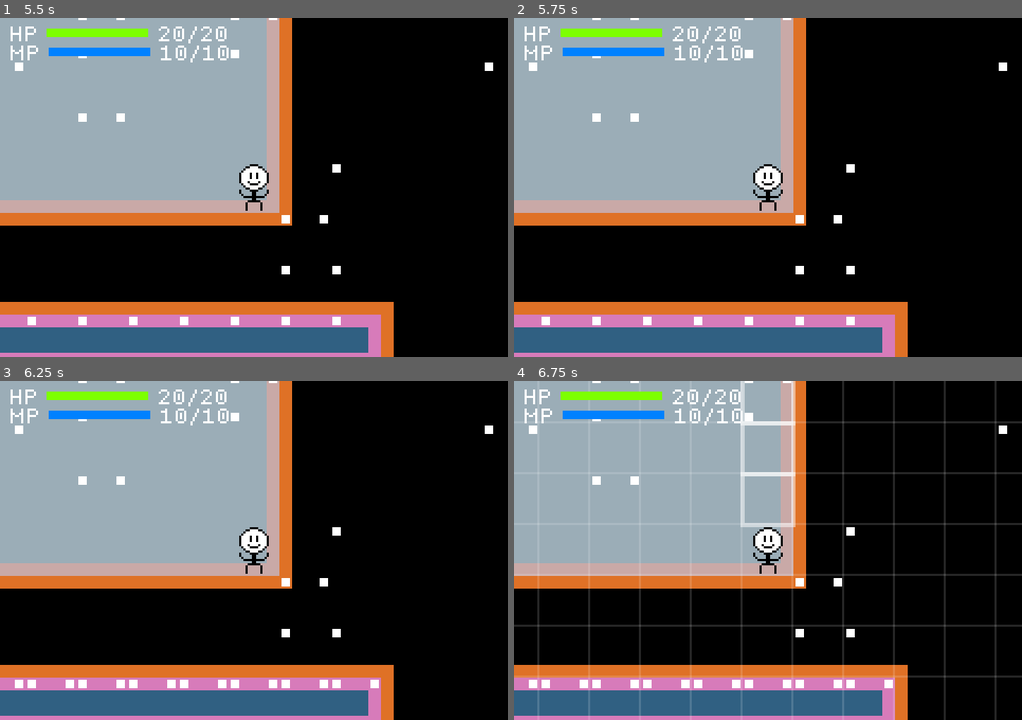
Above: before the commit, frames 1-4 (two rows, left to right).
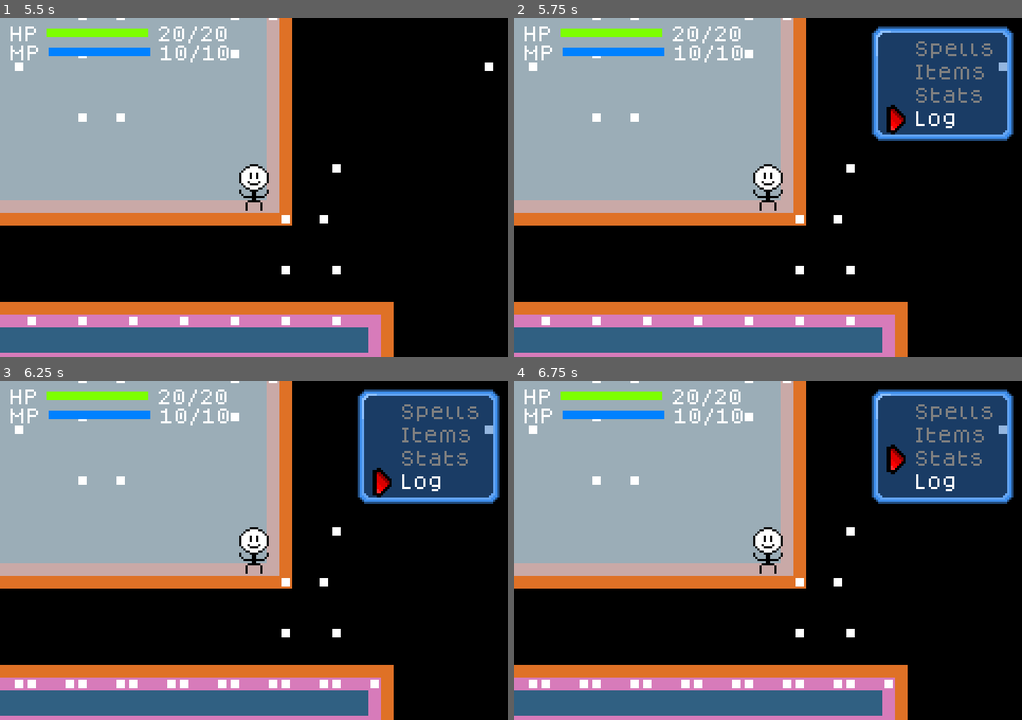
Above: after the commit, the same moments.

Repository: jessica-seabolt/novice
Game: Godot game, scene res://dungeon/dungeon.tscn
The game is run twice, just before and just after one commit, with the same random seed, the same clock (stepped at 60 frames per second) and the same inputs.
Inputs (mouse positions are in pixels of both pictures, inside the frame that each line leads up to):
- Up to frame 1 (5.5 s): tap Enter at 0.5 s; move the mouse to (365, 170) at 0.52 s; hold D (move_right) 0.53-1.25 s; hold Ctrl (aim) 0.53-1.25 s; click (365, 170) at 0.67 s; tap Z (menu_confirm, bound only after the commit) at 1.25, 2, 2.75, 3.5, 4.15, 4.25 s; drag from (152, 204) to (228, 255) at 1.27 s; move the mouse to (304, 112) at 2.02 s; hold D (move_right) 2.03-2.75 s; hold Shift (sprint) 2.03-2.75 s; click (304, 112) at 2.17 s; drag from (228, 255) to (101, 136) at 2.77 s; move the mouse to (406, 238) at 3.52 s; hold A (move_left) 3.53-4.25 s; hold Ctrl (aim) 3.53-4.25 s; click (406, 238) at 3.67 s; drag from (101, 136) to (177, 102) at 4.27 s; move the mouse to (279, 187) at 5.02 s; hold S (move_down) from 5.03 s (still down); hold Shift (sprint) from 5.03 s (still down); click (279, 187) at 5.17 s
- Up to frame 2 (5.75 s): keep holding S (move_down); keep holding Shift (sprint); tap Escape (open_menu, bound only after the commit) at 5.65 s
- Up to frame 3 (6.25 s): release S (move_down) at 5.75 s; release Shift (sprint) at 5.75 s; drag from (177, 465) to (152, 567) at 5.77 s
- Up to frame 4 (6.75 s): move the mouse to (879, 533) at 6.52 s; hold W (move_up) from 6.53 s (still down); hold Ctrl (aim) from 6.53 s (still down); click (879, 533) at 6.67 s

Frame 1 is identical in both runs. In frame 2, 9.2% of the frame differs, in the area x 70-99%, y 2-37%; in frame 3, 9.2%; in frame 4, 14%, in the area x 0-100%, y 0-100%.

Commit message:
feat: add the main menu and stairs prompt
- SelectionMenu scene: framed option list sized to fit, cursor turned to
  point at rows, greyed-out options, keyboard/controller/mouse input
- Main menu (Escape/Start) with Spells, Items, Stats greyed out and Log
- Stepping onto stairs asks "Proceed to the next floor?"
- WindowFrame scene shared by the popup, log, prompt and menus
- HUD pauses the game while any window is open
- Sfx autoload plays menu sounds and a damage sound
- Dream of electric sheep

Diff:
--- a/dungeon/dungeon.gd
+++ b/dungeon/dungeon.gd
@@ -13,6 +13,8 @@
 var floor_number: int = 1
 var mobs: Array[Entity] = []
 var hud: Hud
+# To tell arriving on stairs from standing on them
+var _player_last_position: Vector2i
 
 @onready var floor_layer: TileMapLayer = $FloorLayer
 @onready var feature_layer: TileMapLayer = $FeatureLayer
@@ -23,6 +25,7 @@
     hud = HUD_SCENE.instantiate()
     add_child(hud)
     add_child(DamageNumbers.new())
+    add_child(CombatSounds.new())
     _spawn_player()
     hud.setup(Stats.of(player))
     _setup_turn_system()
@@ -35,17 +38,25 @@
     floor_state = FloorState.new(ctx.grid, ctx.rooms, ctx.reachable_tiles, ctx.rng)
     floor_state.player = player
     player.setup(floor_state, floor_layer, ctx.player_spawn)
+    _player_last_position = ctx.player_spawn
     _spawn_mobs(ctx)
     turn_system.run()
 
 
-func _on_actor_acted(actor: Entity) -> void:
+func _between_turns(actor: Entity) -> void:
     if actor != player:
+        return
+    var arrived: bool = player.grid_position != _player_last_position
+    _player_last_position = player.grid_position
+    if not arrived:
         return
     if floor_state.grid.get_tile(player.grid_position).feature != DungeonTile.Feature.STAIRS:
         return
     if floor_number >= config.floor_count:
         return # The last floor's stairs lead nowhere yet
+    await player.finish_slide()
+    if await hud.ask("Proceed to the next floor?", ["Yes", "No"]) != 0:
+        return
     turn_system.stop()
     floor_number += 1
     _start_floor.call_deferred()
@@ -135,4 +146,4 @@
 func _setup_turn_system() -> void:
     turn_system = TurnSystem.new()
     turn_system.add_actor(player)
-    turn_system.actor_acted.connect(_on_actor_acted)
+    turn_system.between_turns = _between_turns
--- a/dungeon/turn_system.gd
+++ b/dungeon/turn_system.gd
@@ -1,7 +1,8 @@
 class_name TurnSystem extends RefCounted
 ## Decides who acts next, and asks each actor to take its turn
 
-signal actor_acted(actor: Entity)
+## Awaited after each actor's turn, before the next one goes
+var between_turns: Callable
 
 var _actors: Array[Entity] = []
 var _running: bool = false
@@ -33,8 +34,9 @@
             await actor.take_turn()
             if generation != _generation:
                 return
-            actor_acted.emit(actor)
-            if not _running:
+            if between_turns.is_valid():
+                await between_turns.call(actor)
+            if generation != _generation or not _running:
                 return
 
 
--- /dev/null
+++ b/global/sfx.gd
@@ -0,0 +1,23 @@
+extends Node
+## Plays one-shot sound effects, including while the game is paused
+
+const PLAYERS: int = 4
+
+var _players: Array[AudioStreamPlayer] = []
+var _next: int = 0
+
+
+func _ready() -> void:
+    process_mode = Node.PROCESS_MODE_ALWAYS
+    for _i: int in range(PLAYERS):
+        var player: AudioStreamPlayer = AudioStreamPlayer.new()
+        add_child(player)
+        _players.append(player)
+
+
+## Quick sounds overlap rather than cut each other off
+func play(stream: AudioStream) -> void:
+    var player: AudioStreamPlayer = _players[_next]
+    _next = (_next + 1) % PLAYERS
+    player.stream = stream
+    player.play()
--- a/project.godot
+++ b/project.godot
@@ -19,6 +19,7 @@
 
 DebugConfig="*uid://didsvceigygvc"
 SignalBus="*uid://bkqyba4sa1y4e"
+Sfx="*res://global/sfx.gd"
 
 [display]
 
@@ -40,6 +41,27 @@
 "deadzone": 0.2,
 "events": [Object(InputEventKey,"resource_local_to_scene":false,"resource_name":"","device":-1,"window_id":0,"alt_press …(195 unchanged characters)…
 , Object(InputEventJoypadButton,"resource_local_to_scene":false,"resource_name":"","device":-1,"button_index":9,"pressure":0.0,"pressed":true,"script":null)
+]
+}
+menu_cancel={
+"deadzone": 0.2,
+"events": [Object(InputEventKey,"resource_local_to_scene":false,"resource_name":"","device":-1,"window_id":0,"alt_pressed":false,"shift_pressed":false,"ctrl_pressed":false,"meta_pressed":false,"pressed":false,"keycode":0,"physical_keycode":4194306,"key_label":0,"unicode":0,"location":0,"echo":false,"script":null)
+, Object(InputEventKey,"resource_local_to_scene":false,"resource_name":"","device":-1,"window_id":0,"alt_pressed":false,"shift_pressed":false,"ctrl_pressed":false,"meta_pressed":false,"pressed":false,"keycode":0,"physical_keycode":88,"key_label":0,"unicode":0,"location":0,"echo":false,"script":null)
+, Object(InputEventJoypadButton,"resource_local_to_scene":false,"resource_name":"","device":-1,"button_index":1,"pressure":0.0,"pressed":true,"script":null)
+]
+}
+menu_confirm={
+"deadzone": 0.2,
+"events": [Object(InputEventKey,"resource_local_to_scene":false,"resource_name":"","device":-1,"window_id":0,"alt_pressed":false,"shift_pressed":false,"ctrl_pressed":false,"meta_pressed":false,"pressed":false,"keycode":0,"physical_keycode":90,"key_label":0,"unicode":0,"location":0,"echo":false,"script":null)
+, Object(InputEventKey,"resource_local_to_scene":false,"resource_name":"","device":-1,"window_id":0,"alt_pressed":false,"shift_pressed":false,"ctrl_pressed":false,"meta_pressed":false,"pressed":false,"keycode":0,"physical_keycode":32,"key_label":0,"unicode":0,"location":0,"echo":false,"script":null)
+, Object(InputEventKey,"resource_local_to_scene":false,"resource_name":"","device":-1,"window_id":0,"alt_pressed":false,"shift_pressed":false,"ctrl_pressed":false,"meta_pressed":false,"pressed":false,"keycode":0,"physical_keycode":4194309,"key_label":0,"unicode":0,"location":0,"echo":false,"script":null)
+, Object(InputEventJoypadButton,"resource_local_to_scene":false,"resource_name":"","device":-1,"button_index":0,"pressure":0.0,"pressed":true,"script":null)
+]
+}
+open_menu={
+"deadzone": 0.2,
+"events": [Object(InputEventKey,"resource_local_to_scene":false,"resource_name":"","device":-1,"window_id":0,"alt_pressed":false,"shift_pressed":false,"ctrl_pressed":false,"meta_pressed":false,"pressed":false,"keycode":0,"physical_keycode":4194305,"key_label":0,"unicode":0,"location":0,"echo":false,"script":null)
+, Object(InputEventJoypadButton,"resource_local_to_scene":false,"resource_name":"","device":-1,"button_index":6,"pressure":0.0,"pressed":true,"script":null)
 ]
 }
 move_up={
--- /dev/null
+++ b/ui/combat_sounds.gd
@@ -0,0 +1,12 @@
+class_name CombatSounds extends Node
+## Plays combat sound effects
+
+const DAMAGE_SOUND: AudioStream = preload("res://audio/sfx/sfx_damage.ogg")
+
+
+func _ready() -> void:
+    SignalBus.entity_damaged.connect(_on_entity_damaged)
+
+
+func _on_entity_damaged(_entity: Entity, _amount: int) -> void:
+    Sfx.play(DAMAGE_SOUND)
--- a/ui/hud/hud.gd
+++ b/ui/hud/hud.gd
@@ -1,11 +1,12 @@
 class_name Hud extends CanvasLayer
-## The player's bars, the latest message, and the full message log
+## The player's bars, messages, and windows; the game pauses while any window is open
 
 ## Seconds the latest message stays on screen
 const MESSAGE_DURATION: float = 3.0
 
 var _stats: Stats
 var _lines: Array[String] = []
+var _open_windows: int = 0
 
 @onready var _health: StatBar = $Bars/Health
 @onready var _mana: StatBar = $Bars/Mana
@@ -13,13 +14,16 @@
 @onready var _popup_text: Label = $Popup/Text
 @onready var _popup_timer: Timer = $Popup/Timer
 @onready var _log_window: LogWindow = $LogWindow
+@onready var _prompt: Prompt = $Prompt
 
 
 func _ready() -> void:
     SignalBus.entity_damaged.connect(_on_entity_damaged)
     SignalBus.entity_defeated.connect(_on_entity_defeated)
     _popup_timer.timeout.connect(_popup.hide)
-    _log_window.opened.connect(_hide_popup)
+    for window: Node in [_log_window, $Prompt/Menu, $MainMenu/Menu]:
+        window.opened.connect(_on_window_opened)
+        window.closed.connect(_on_window_closed)
 
 
 func setup(stats: Stats) -> void:
@@ -42,15 +46,27 @@
     await _log_window.closed
 
 
+## The chosen option's index, or -1 if cancelled
+func ask(question: String, options: Array[String]) -> int:
+    return await _prompt.ask(question, options)
+
+
 ## The latest message stays on screen
 func clear_log() -> void:
     _lines.clear()
     _log_window.set_lines(_lines)
 
 
-func _hide_popup() -> void:
+func _on_window_opened() -> void:
+    _open_windows += 1
+    get_tree().paused = true
     _popup.hide()
     _popup_timer.stop()
+
+
+func _on_window_closed() -> void:
+    _open_windows -= 1
+    get_tree().paused = _open_windows > 0
 
 
 func _refresh() -> void:
--- a/ui/hud/hud.tscn
+++ b/ui/hud/hud.tscn
@@ -6,11 +6,13 @@
 [ext_resource type="Texture2D" uid="uid://3uh4v0yatp8m" path="res://graphics/ui/empty_health_bar.png" id="4_health_empty"]
 [ext_resource type="Texture2D" uid="uid://1kam2hluku4o" path="res://graphics/ui/mana_bar.png" id="5_mana"]
 [ext_resource type="Texture2D" uid="uid://jfqbqr4jycja" path="res://graphics/ui/empty_mana_bar.png" id="6_mana_empty"]
-[ext_resource type="Texture2D" uid="uid://dcgdhdxqv7kh4" path="res://graphics/ui/dialogue_box.png" id="7_box"]
-[ext_resource type="Texture2D" uid="uid://dbptn2cpxjqvv" path="res://graphics/ui/dialogue_window.png" id="8_window"]
+[ext_resource type="PackedScene" path="res://ui/window_frame.tscn" id="7_frame"]
 [ext_resource type="Script" path="res://ui/hud/log_window.gd" id="9_log"]
 [ext_resource type="Texture2D" uid="uid://j3bx7tgtk11o" path="res://graphics/ui/scroll_tab.png" id="10_tab"]
 [ext_resource type="Script" path="res://ui/scroll_tab.gd" id="11_scroll_tab"]
+[ext_resource type="Script" path="res://ui/hud/prompt.gd" id="12_prompt"]
+[ext_resource type="PackedScene" path="res://ui/menu/selection_menu.tscn" id="13_menu"]
+[ext_resource type="Script" path="res://ui/hud/main_menu.gd" id="14_main_menu"]
 
 [node name="Hud" type="CanvasLayer"]
 script = ExtResource("1_hud")
@@ -47,32 +49,10 @@
 offset_bottom = -4.0
 grow_horizontal = 2
 grow_vertical = 0
+mouse_filter = 2
 
-[node name="Box" type="NinePatchRect" parent="Popup"]
+[node name="Frame" parent="Popup" instance=ExtResource("7_frame")]
 layout_mode = 1
-anchors_preset = 15
-anchor_right = 1.0
-anchor_bottom = 1.0
-offset_left = 3.0
-offset_top = 3.0
-offset_right = -3.0
-offset_bottom = -3.0
-grow_horizontal = 2
-grow_vertical = 2
-texture = ExtResource("7_box")
-
-[node name="Frame" type="NinePatchRect" parent="Popup"]
-layout_mode = 1
-anchors_preset = 15
-anchor_right = 1.0
-anchor_bottom = 1.0
-grow_horizontal = 2
-grow_vertical = 2
-texture = ExtResource("8_window")
-patch_margin_left = 5
-patch_margin_top = 5
-patch_margin_right = 5
-patch_margin_bottom = 5
 
 [node name="Text" type="Label" parent="Popup"]
 layout_mode = 1
@@ -101,31 +81,8 @@
 grow_vertical = 2
 script = ExtResource("9_log")
 
-[node name="Box" type="NinePatchRect" parent="LogWindow"]
+[node name="Frame" parent="LogWindow" instance=ExtResource("7_frame")]
 layout_mode = 1
-anchors_preset = 15
-anchor_right = 1.0
-anchor_bottom = 1.0
-offset_left = 3.0
-offset_top = 3.0
-offset_right = -3.0
-offset_bottom = -3.0
-grow_horizontal = 2
-grow_vertical = 2
-texture = ExtResource("7_box")
-
-[node name="Frame" type="NinePatchRect" parent="LogWindow"]
-layout_mode = 1
-anchors_preset = 15
-anchor_right = 1.0
-anchor_bottom = 1.0
-grow_horizontal = 2
-grow_vertical = 2
-texture = ExtResource("8_window")
-patch_margin_left = 5
-patch_margin_top = 5
-patch_margin_right = 5
-patch_margin_bottom = 5
 
 [node name="Scroll" type="ScrollContainer" parent="LogWindow"]
 layout_mode = 1
@@ -150,3 +107,50 @@
 texture = ExtResource("10_tab")
 script = ExtResource("11_scroll_tab")
 scroll = NodePath("../Scroll")
+
+[node name="Prompt" type="Control" parent="."]
+layout_mode = 3
+anchors_preset = 15
+anchor_right = 1.0
+anchor_bottom = 1.0
+grow_horizontal = 2
+grow_vertical = 2
+mouse_filter = 2
+script = ExtResource("12_prompt")
+
+[node name="Question" type="Control" parent="Prompt"]
+layout_mode = 1
+anchors_preset = 12
+anchor_top = 1.0
+anchor_right = 1.0
+anchor_bottom = 1.0
+offset_left = 4.0
+offset_top = -28.0
+offset_right = -4.0
+offset_bottom = -4.0
+grow_horizontal = 2
+grow_vertical = 0
+mouse_filter = 2
+
+[node name="Frame" parent="Prompt/Question" instance=ExtResource("7_frame")]
+layout_mode = 1
+
+[node name="Text" type="Label" parent="Prompt/Question"]
+layout_mode = 1
+anchors_preset = 15
+anchor_right = 1.0
+anchor_bottom = 1.0
+offset_left = 8.0
+offset_right = -8.0
+grow_horizontal = 2
+grow_vertical = 2
+vertical_alignment = 1
+
+[node name="Menu" parent="Prompt" instance=ExtResource("13_menu")]
+layout_mode = 0
+
+[node name="MainMenu" type="Node" parent="." node_paths=PackedStringArray("log_window")]
+script = ExtResource("14_main_menu")
+log_window = NodePath("../LogWindow")
+
+[node name="Menu" parent="MainMenu" instance=ExtResource("13_menu")]
--- a/ui/hud/log_window.gd
+++ b/ui/hud/log_window.gd
@@ -1,5 +1,5 @@
 class_name LogWindow extends Control
-## Every message this run, scrollable, pausing the game while open
+## Every message this run, scrollable
 
 signal opened
 signal closed
@@ -49,6 +49,9 @@
 func _unhandled_input(event: InputEvent) -> void:
     if not event.is_action_pressed(&"toggle_log"):
         return
+    # Only opens during play, so another window can use the same button
+    if not visible and get_tree().paused:
+        return
     get_viewport().set_input_as_handled()
     if visible:
         close()
@@ -58,14 +61,12 @@
 
 func open() -> void:
     show()
-    get_tree().paused = true
     opened.emit()
     _scroll_to_end.call_deferred()
 
 
 func close() -> void:
     hide()
-    get_tree().paused = false
     closed.emit()
 
 
--- /dev/null
+++ b/ui/hud/main_menu.gd
@@ -0,0 +1,46 @@
+class_name MainMenu extends Node
+## The menu opened during play, leading to spells, items, stats and the log
+
+enum Option {
+    SPELLS,
+    ITEMS,
+    STATS,
+    LOG,
+}
+
+const OPTIONS: Array[String] = ["Spells", "Items", "Stats", "Log"]
+# Greyed out until they exist
+const AVAILABLE: Array[bool] = [false, false, false, true]
+const MARGIN: float = 4.0
+# Placeholder until there's an opening sound
+const OPEN_SOUND: AudioStream = preload("res://audio/sfx/sfx_menu_select.ogg")
+
+@export var log_window: LogWindow
+
+@onready var _menu: SelectionMenu = $Menu
+
+
+func _ready() -> void:
+    process_mode = Node.PROCESS_MODE_ALWAYS
+    _menu.set_items(OPTIONS, AVAILABLE)
+    _menu.chosen.connect(_on_chosen)
+    _menu.cancelled.connect(_menu.close)
+
+
+func _unhandled_input(event: InputEvent) -> void:
+    if _menu.visible or get_tree().paused or not event.is_action_pressed(&"open_menu"):
+        return
+    get_viewport().set_input_as_handled()
+    var screen_width: float = get_viewport().get_visible_rect().size.x
+    _menu.position = Vector2(screen_width - _menu.size.x - MARGIN, MARGIN)
+    Sfx.play(OPEN_SOUND)
+    _menu.open()
+
+
+func _on_chosen(index: int) -> void:
+    match index:
+        MainMenu.Option.LOG:
+            _menu.close()
+            log_window.open()
+            await log_window.closed
+            _menu.open()
--- /dev/null
+++ b/ui/hud/prompt.gd
@@ -0,0 +1,29 @@
+class_name Prompt extends Control
+## A question at the bottom of the screen, with options to choose from above it
+
+signal answered(index: int)
+
+@onready var _question: Control = $Question
+@onready var _text: Label = $Question/Text
+@onready var _menu: SelectionMenu = $Menu
+
+
+func _ready() -> void:
+    hide()
+    _menu.chosen.connect(answered.emit)
+    _menu.cancelled.connect(answered.emit.bind(-1))
+
+
+## The chosen option's index, or -1 if cancelled
+func ask(question: String, options: Array[String]) -> int:
+    _text.text = question
+    _menu.set_items(options)
+    show()
+    _menu.position = Vector2(
+        size.x - _menu.size.x - 4.0, _question.position.y - _menu.size.y - 2.0
+    )
+    _menu.open()
+    var index: int = await answered
+    _menu.close()
+    hide()
+    return index
--- /dev/null
+++ b/ui/menu/selection_menu.gd
@@ -0,0 +1,114 @@
+class_name SelectionMenu extends Control
+## A framed list of options with a cursor, sized to fit, that handles its own input
+
+signal opened
+signal closed
+signal chosen(index: int)
+signal cancelled
+
+const NAVIGATE_SOUND: AudioStream = preload("res://audio/sfx/sfx_menu_navigate.ogg")
+const SELECT_SOUND: AudioStream = preload("res://audio/sfx/sfx_menu_select.ogg")
+const BAD_SOUND: AudioStream = preload("res://audio/sfx/sfx_menu_bad_selection.ogg")
+const DISABLED_COLOR: Color = Color(0.5, 0.5, 0.5)
+## Where the cursor's centre sits, from the menu's left edge
+const CURSOR_X: float = 12.0
+
+var _enabled: Array[bool] = []
+var _index: int = 0
+
+@onready var _content: MarginContainer = $Content
+@onready var _rows: VBoxContainer = $Content/Rows
+@onready var _cursor: Sprite2D = $Cursor
+
+
+func _ready() -> void:
+    process_mode = Node.PROCESS_MODE_ALWAYS
+    hide()
+
+
+func _process(_delta: float) -> void:
+    if not visible or _rows.get_child_count() == 0:
+        return
+    var row: Label = _rows.get_child(_index) as Label
+    var centre_y: float = _content.position.y + _rows.position.y + row.position.y + row.size.y / 2.0
+    _cursor.position = Vector2(CURSOR_X, roundf(centre_y))
+
+
+func _unhandled_input(event: InputEvent) -> void:
+    if not visible:
+        return
+    if event.is_action_pressed(&"move_up", true):
+        _move(-1)
+    elif event.is_action_pressed(&"move_down", true):
+        _move(1)
+    elif event.is_action_pressed(&"menu_confirm"):
+        _confirm()
+    elif event.is_action_pressed(&"menu_cancel") or event.is_action_pressed(&"open_menu"):
+        cancelled.emit()
+    else:
+        return
+    get_viewport().set_input_as_handled()
+
+
+## Unavailable options are greyed out; the cursor starts on the first available one
+func set_items(texts: Array[String], enabled: Array[bool] = []) -> void:
+    for row: Node in _rows.get_children():
+        _rows.remove_child(row)
+        row.queue_free()
+    _enabled.clear()
+
+    for i: int in range(texts.size()):
+        var available: bool = enabled.is_empty() or enabled[i]
+        var row: Label = Label.new()
+        row.text = texts[i]
+        row.mouse_filter = Control.MOUSE_FILTER_STOP
+        if not available:
+            row.add_theme_color_override(&"font_color", DISABLED_COLOR)
+        row.mouse_entered.connect(_hover.bind(i))
+        row.gui_input.connect(_on_row_input.bind(i))
+        _rows.add_child(row)
+        _enabled.append(available)
+
+    _index = maxi(0, _enabled.find(true))
+    size = _content.get_combined_minimum_size()
+
+
+## Keeps the cursor where it was
+func open() -> void:
+    show()
+    opened.emit()
+
+
+func close() -> void:
+    hide()
+    closed.emit()
+
+
+func _move(step: int) -> void:
+    if _enabled.size() <= 1:
+        return
+    _index = posmod(_index + step, _enabled.size())
+    Sfx.play(NAVIGATE_SOUND)
+
+
+func _confirm() -> void:
+    if not _enabled[_index]:
+        Sfx.play(BAD_SOUND)
+        return
+    Sfx.play(SELECT_SOUND)
+    chosen.emit(_index)
+
+
+func _hover(index: int) -> void:
+    if visible and index != _index:
+        _index = index
+        Sfx.play(NAVIGATE_SOUND)
+
+
+func _on_row_input(event: InputEvent, index: int) -> void:
+    var click: InputEventMouseButton = event as InputEventMouseButton
+    if click == null or not click.pressed or click.button_index != MOUSE_BUTTON_LEFT:
+        return
+    _index = index
+    _confirm()
+    accept_event()
--- /dev/null
+++ b/ui/menu/selection_menu.tscn
@@ -0,0 +1,28 @@
+[gd_scene format=3]
+
+[ext_resource type="Script" path="res://ui/menu/selection_menu.gd" id="1_script"]
+[ext_resource type="PackedScene" path="res://ui/window_frame.tscn" id="2_frame"]
+[ext_resource type="Texture2D" path="res://graphics/ui/cursor.png" id="3_cursor"]
+
+[node name="SelectionMenu" type="Control"]
+layout_mode = 3
+anchors_preset = 0
+script = ExtResource("1_script")
+
+[node name="Frame" parent="." instance=ExtResource("2_frame")]
+layout_mode = 1
+
+[node name="Content" type="MarginContainer" parent="."]
+layout_mode = 0
+theme_override_constants/margin_left = 20
+theme_override_constants/margin_top = 7
+theme_override_constants/margin_right = 9
+theme_override_constants/margin_bottom = 7
+
+[node name="Rows" type="VBoxContainer" parent="Content"]
+layout_mode = 2
+theme_override_constants/separation = 4
+
+[node name="Cursor" type="Sprite2D" parent="."]
+rotation = -1.5707964
+texture = ExtResource("3_cursor")
--- /dev/null
+++ b/ui/window_frame.tscn
@@ -0,0 +1,41 @@
+[gd_scene format=3]
+
+[ext_resource type="Texture2D" uid="uid://dcgdhdxqv7kh4" path="res://graphics/ui/dialogue_box.png" id="1_box"]
+[ext_resource type="Texture2D" uid="uid://dbptn2cpxjqvv" path="res://graphics/ui/dialogue_window.png" id="2_window"]
+
+[node name="WindowFrame" type="Control"]
+layout_mode = 3
+anchors_preset = 15
+anchor_right = 1.0
+anchor_bottom = 1.0
+grow_horizontal = 2
+grow_vertical = 2
+mouse_filter = 2
+
+[node name="Box" type="NinePatchRect" parent="."]
+layout_mode = 1
+anchors_preset = 15
+anchor_right = 1.0
+anchor_bottom = 1.0
+offset_left = 3.0
+offset_top = 3.0
+offset_right = -3.0
+offset_bottom = -3.0
+grow_horizontal = 2
+grow_vertical = 2
+mouse_filter = 2
+texture = ExtResource("1_box")
+
+[node name="Frame" type="NinePatchRect" parent="."]
+layout_mode = 1
+anchors_preset = 15
+anchor_right = 1.0
+anchor_bottom = 1.0
+grow_horizontal = 2
+grow_vertical = 2
+mouse_filter = 2
+texture = ExtResource("2_window")
+patch_margin_left = 5
+patch_margin_top = 5
+patch_margin_right = 5
+patch_margin_bottom = 5
Not shown, added: audio/sfx/sfx_damage.ogg.import
Not shown, added: audio/sfx/sfx_menu_bad_selection.ogg.import
Not shown, added: audio/sfx/sfx_menu_navigate.ogg.import
Not shown, added: audio/sfx/sfx_menu_select.ogg.import
Not shown, added: global/sfx.gd.uid
Not shown, added: ui/combat_sounds.gd.uid
Not shown, added: ui/hud/main_menu.gd.uid
Not shown, added: ui/hud/prompt.gd.uid
Not shown, added: ui/menu/selection_menu.gd.uid
Not shown, added: audio/sfx/sfx_damage.ogg
Not shown, added: audio/sfx/sfx_menu_bad_selection.ogg
Not shown, added: audio/sfx/sfx_menu_navigate.ogg
(and 1 more such lines)
